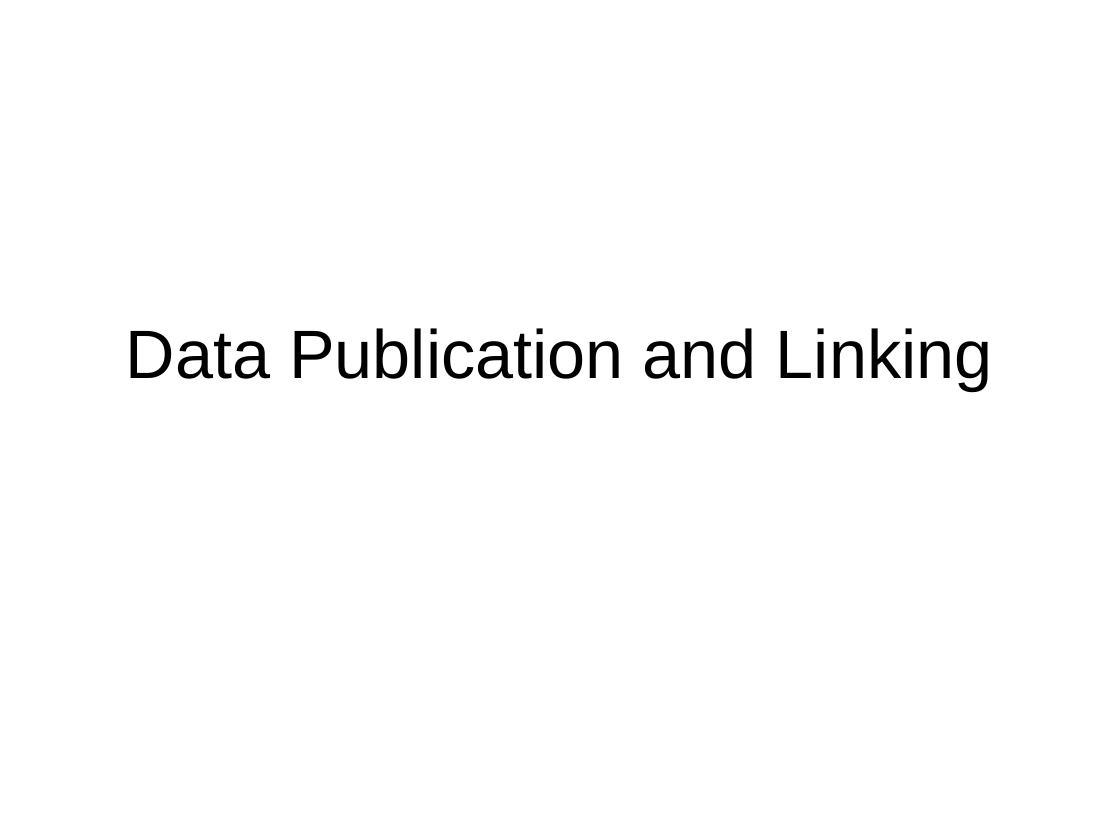
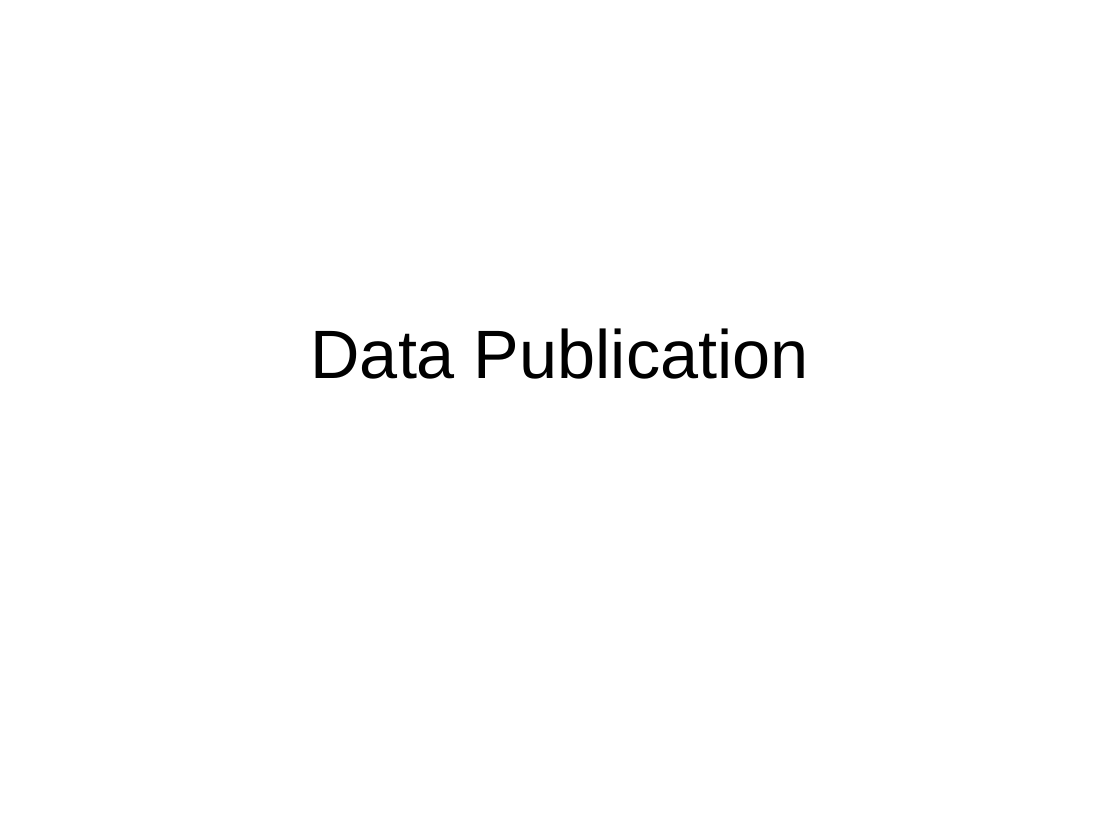
Before and after one commit to DataCurationWorkshop/HongKongCurationWorkshop, a slide deck: slide 1 of Day_1/Lectures/Day_1_Pub+Link.pptx. Drawn at 1120x840 pixels with LibreOffice and Linux fonts; fonts in the diff are those of the drawing; background and template pictures are left out. Boxes give left, top, right and bottom in pixels: in the first picture for what was removed or moved away, otherwise in the second. Text is boxed around its words. In the diff, an @@ line names an element or a change of style, - is before the commit and + after.

```diff
--- a/Day_1/Lectures/Day_1_Pub+Link.pptx
+++ b/Day_1/Lectures/Day_1_Pub+Link.pptx
@@ title at [311, 328, 809, 379]: text changed @@
-Data Publication and Linking
+Data Publication
```
Also in this commit, not shown: 1 other slide changed.
